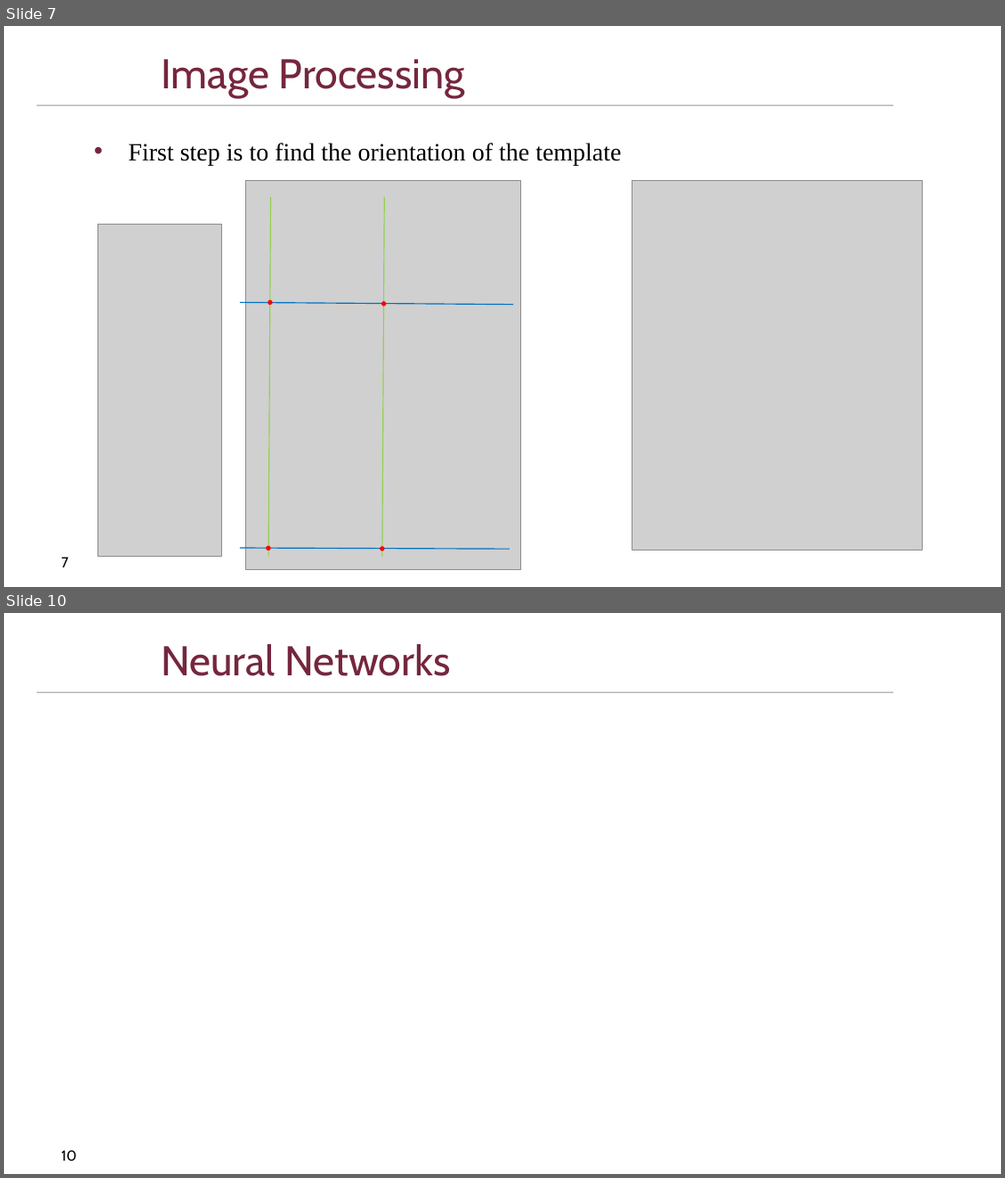
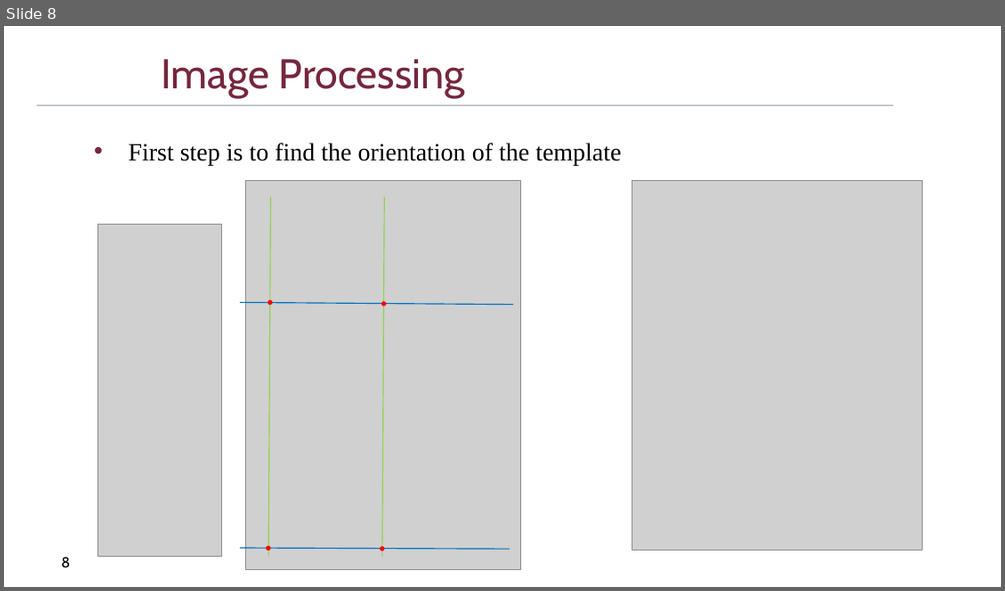
Before and after one commit to DriesSmit/SkripsieReport, a slide deck: OralExamination/SkripsieOral_APSmit.pptx. Shown one above the other, each under a label of ours: slides 7 and 10 before the commit, slide 8 after it; the slides between them are not shown. The pictures are 1005x1178 and 1005x591 pixels, drawn with LibreOffice and Linux fonts; fonts in the diff are those of the drawing; grey boxes stand for pictures; background and template pictures are left out. Boxes give left, top, right and bottom in pixels: in the first picture for what was removed or moved away, otherwise in the second. Text is boxed around its words. In the diff, an @@ line names an element or a change of style, - is before the commit and + after.

```diff
--- a/OralExamination/SkripsieOral_APSmit.pptx
+++ b/OralExamination/SkripsieOral_APSmit.pptx
@@ slide 10 removed at bbox=[4, 613, 1001, 1174], background #FFFFFF; not listed: 1 template element that a slide beside it also shows @@
@@ title removed at bbox=[161, 644, 450, 676] @@
-Neural Networks
@@ page number removed at bbox=[61, 1150, 76, 1160] @@
-10
@@ what was slide 7 is now slide 8 @@
@@ page number at bbox=[61, 556, 70, 567]: text changed @@
-7
+8
```
Also in this commit, not shown: 3 slides changed, 3 slides added, 1 other slide removed.
